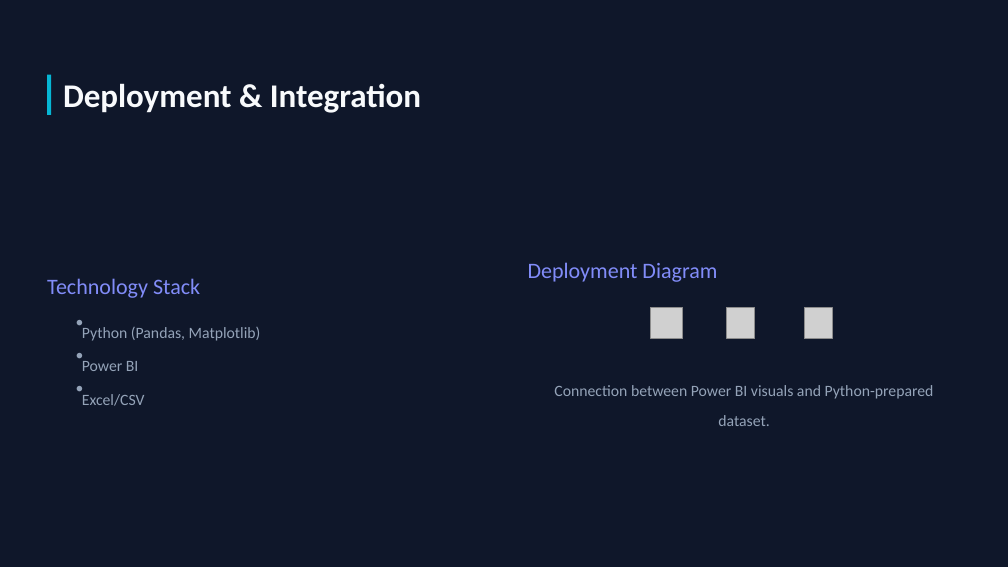
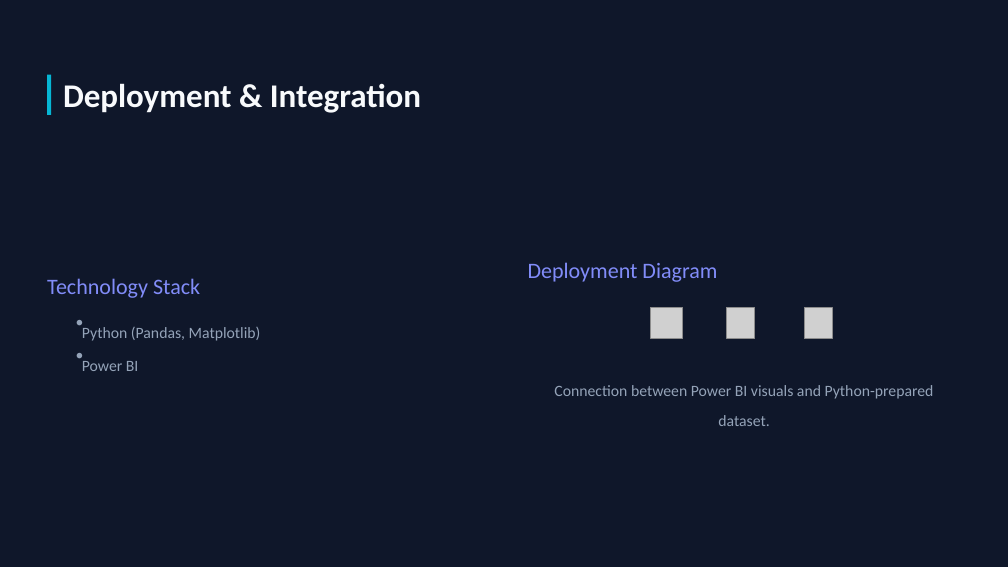
Before and after one commit to mazenezzat1313-DH/UK-Train-Rides, a slide deck: slide 34 of Presenation/Final UK Train Rides .pptx (slide 27 before the commit). Drawn at 1008x567 pixels with LibreOffice and Linux fonts; fonts in the diff are those of the drawing; grey boxes stand for pictures; background and template pictures are left out. Boxes give left, top, right and bottom in pixels: in the first picture for what was removed or moved away, otherwise in the second. Text is boxed around its words. In the diff, an @@ line names an element or a change of style, - is before the commit and + after.

```diff
--- a/Presenation/Final UK Train Rides .pptx
+++ b/Presenation/Final UK Train Rides .pptx
@@ text removed at (x1=76, y1=378, x2=79, y2=403) @@
-•
@@ text removed at (x1=82, y1=394, x2=145, y2=406) @@
-Excel/CSV
```
Also in this commit, not shown: 8 other slides changed, 11 slides added, 4 slides removed.
